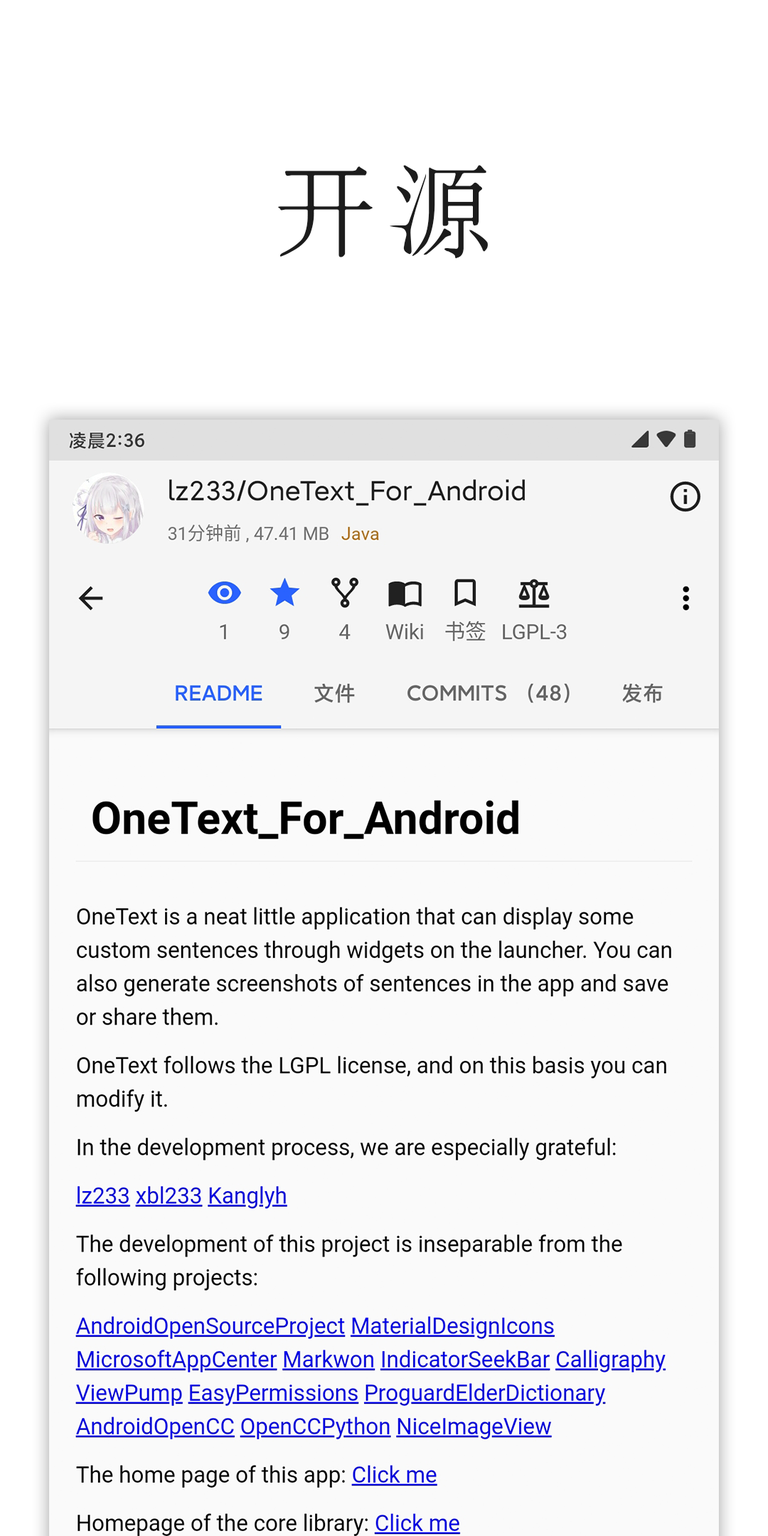
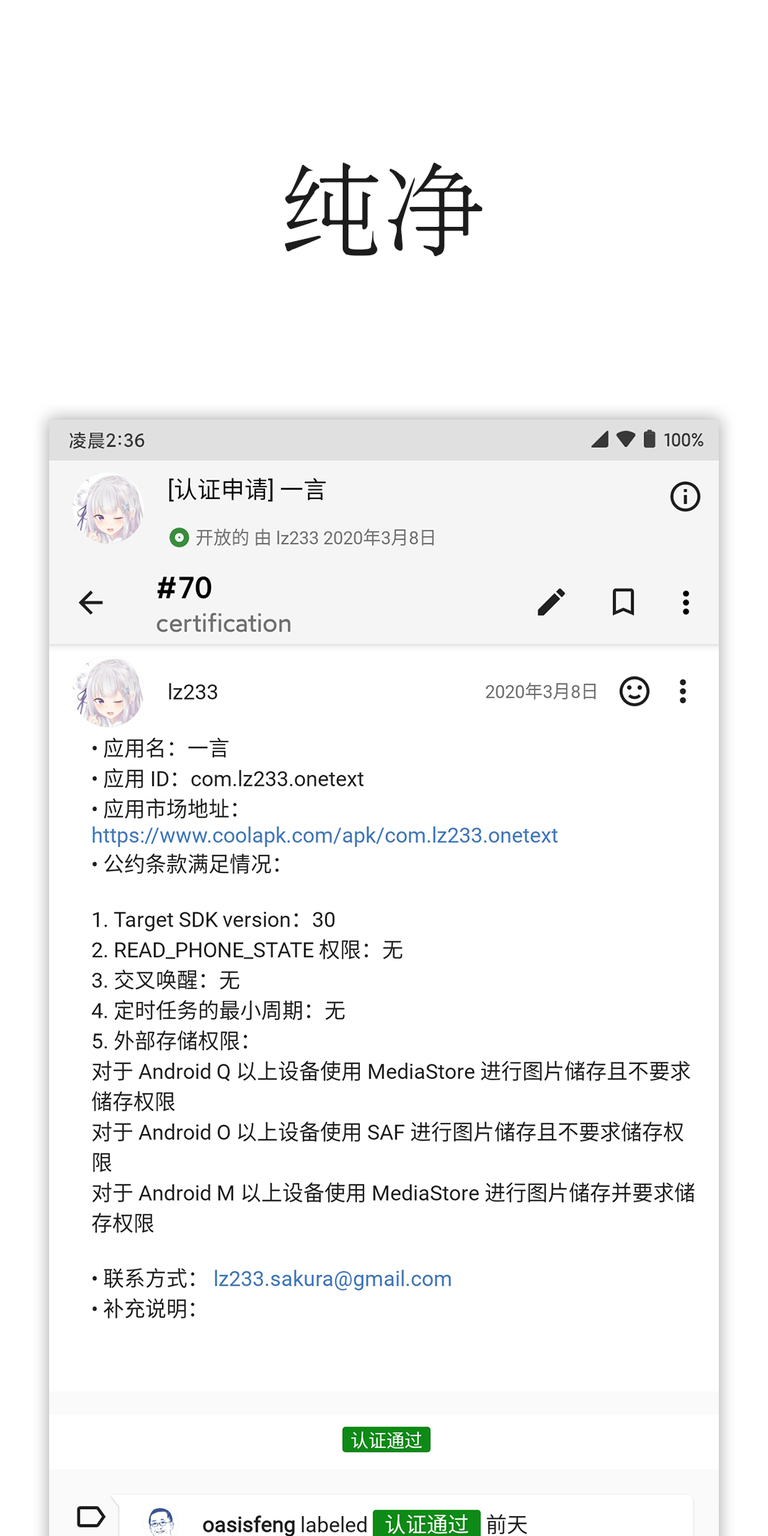
Two versions of the same layered image (768x1536). Layer-by-layer changes:
renamed "Screenshot_2020-02-03-23-24-09-366_com.fastaccess" to "Screenshot_2020-03-17-15-36-41-936_com.fastaccess", moved it above "纯净", painted on it over bbox(49, 428, 719, 1536)
renamed "开源" to "纯净", painted on it over bbox(278, 162, 488, 259)
